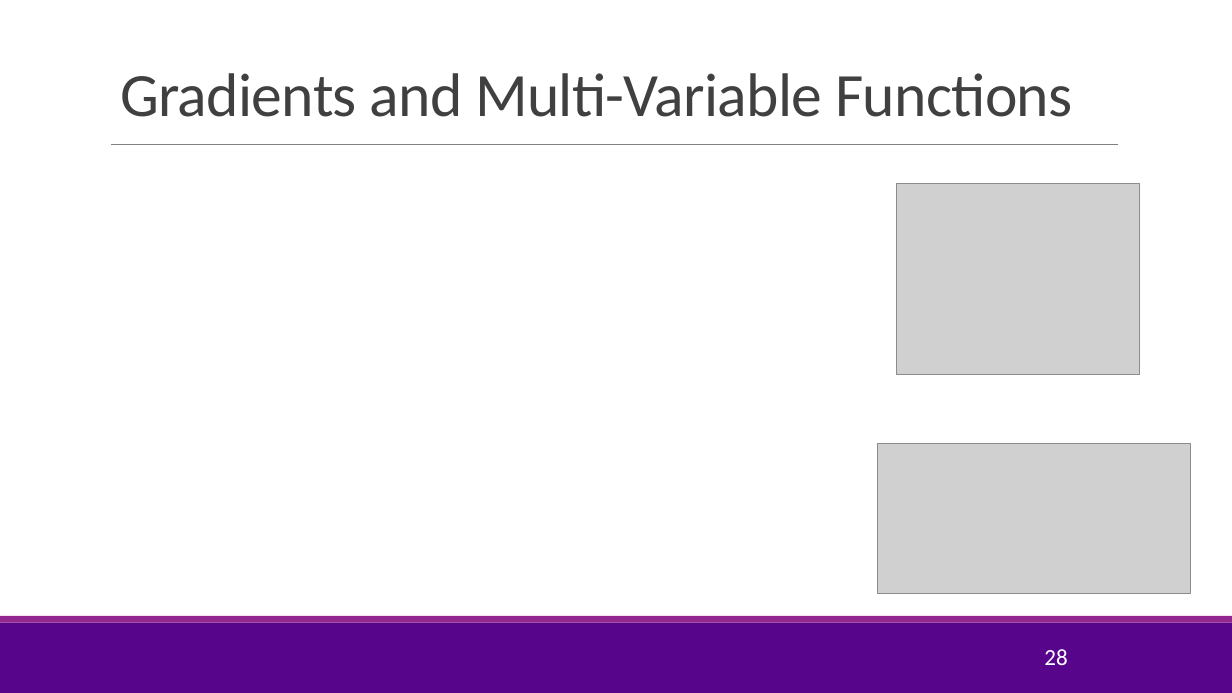
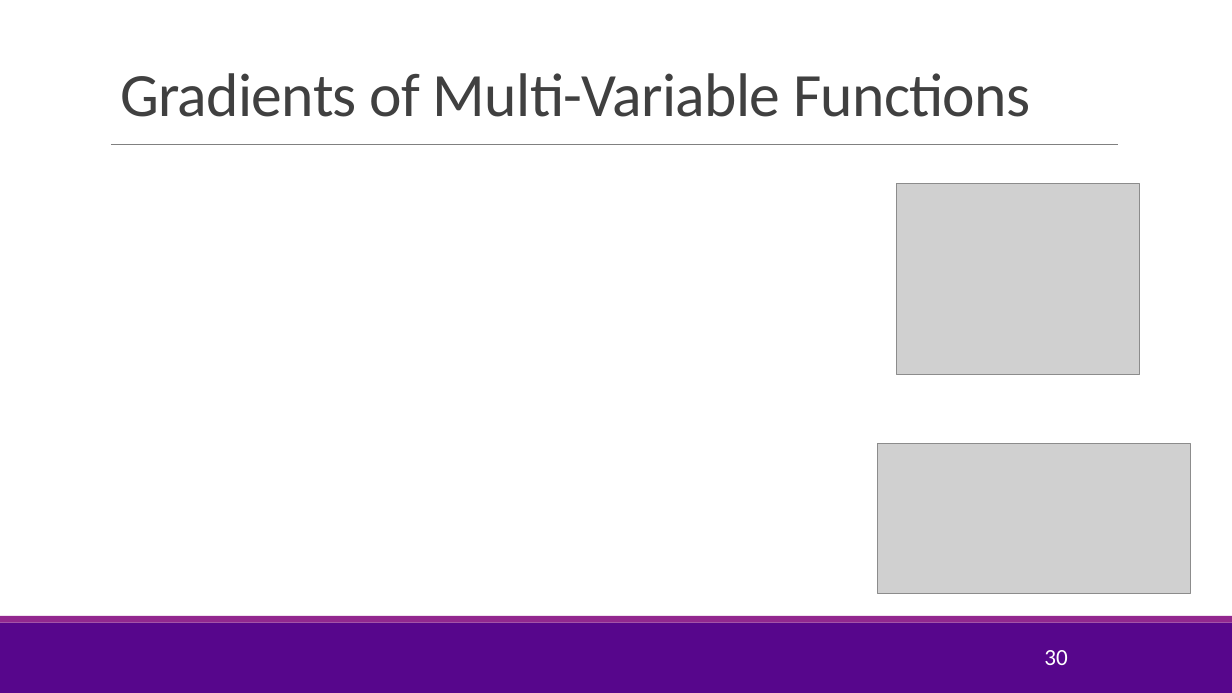
Before and after one commit to sdrangan/introml, a slide deck: slide 30 of lectures/Lect03_MultLinRegression.pptx (slide 28 before the commit). Drawn at 1232x693 pixels with LibreOffice and Linux fonts; fonts in the diff are those of the drawing; grey boxes stand for pictures; background and template pictures are left out. Boxes give left, top, right and bottom in pixels: in the first picture for what was removed or moved away, otherwise in the second. Text is boxed around its words. In the diff, an @@ line names an element or a change of style, - is before the commit and + after.

```diff
--- a/lectures/Lect03_MultLinRegression.pptx
+++ b/lectures/Lect03_MultLinRegression.pptx
@@ title at box(120, 73, 1030, 117): text changed @@
-Gradients and Multi-Variable Functions
+Gradients of Multi-Variable Functions
@@ page number at box(1044, 650, 1067, 665): text changed @@
-28
+30
```
Also in this commit, not shown: 5 other slides changed, 4 slides added, 2 slides removed, 4 other files.
